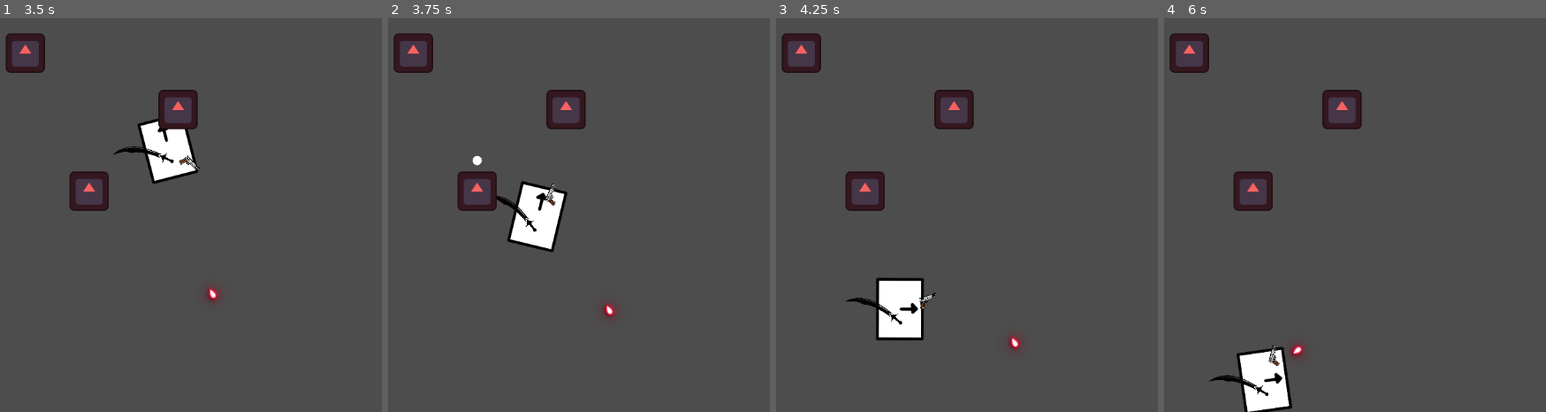
Above: before the commit, frames 1-4 (left to right).
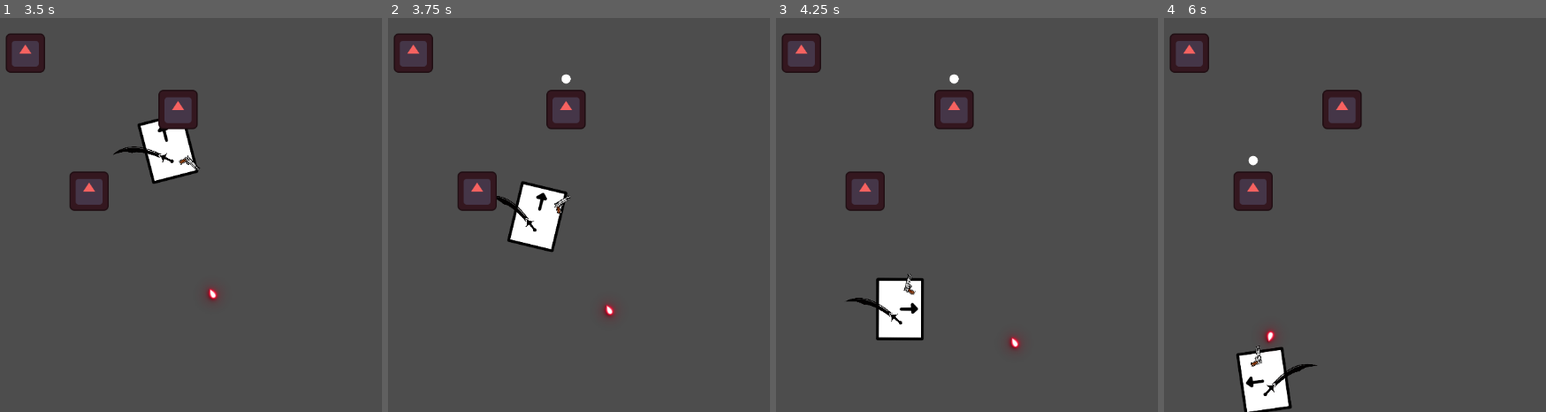
Above: after the commit, the same moments.

Repository: shafayatb/basic-2d-top-down-example
Game: Godot game, scene res://playground.tscn
Same seed, same stepped clock (60 frames per second), same inputs: the game is played once before the commit and once after it. The project has no main scene, so this scene is started directly. The engine's default icon, where the game draws it, is replaced by a stand-in: a white triangle on a blue panel in a dark square.
Inputs (mouse positions are in pixels of both pictures, inside the frame that each line leads up to):
- Up to frame 1 (3.5 s): move the mouse to (outside the picture) at 0.52 s; hold D (Right) 0.53-1.28 s; click (outside the picture) at 0.6 s; move the mouse to (137, 234) at 1.27 s; hold Down (Down) 1.28-2.03 s; tap Ctrl (Dash) at 1.35 s; move the mouse to (351, 124) at 2.02 s; hold D (Right) 2.03-2.78 s; tap X (Shoot) at 2.1 s; move the mouse to (244, 293) at 2.77 s; hold W (Up) from 2.78 s (still down); tap Q (SwitchTargets) at 2.85 s
- Up to frame 2 (3.75 s): move the mouse to (outside the picture) at 3.52 s; release W (Up) at 3.53 s; hold A (Left) from 3.53 s (still down); hold E (Target) from 3.53 s (still down)
- Up to frame 3 (4.25 s): keep holding A (Left); keep holding E (Target)
- Up to frame 4 (6 s): move the mouse to (1232, 151) at 4.27 s; release E (Target) at 4.28 s; click (1232, 151) at 4.35 s; move the mouse to (1481, 215) at 5.02 s; release A (Left) at 5.03 s; hold Down (Down) 5.03-5.78 s; tap Ctrl (Dash) at 5.1 s; move the mouse to (1339, 112) at 5.77 s; hold D (Right) from 5.78 s (still down); tap X (Shoot) at 5.85 s

Frame 1 is identical in both runs. In frame 2, 0.2% of the frame differs, in the area x 21-48%, y 14-50%; in frame 3, 0.2%; in frame 4, 0.9%, in the area x 11-41%, y 34-100%.

Commit message:
10c. Increased Targeting Radius

Diff:
--- a/player/actions/targeting_system.tscn
+++ b/player/actions/targeting_system.tscn
@@ -4,7 +4,7 @@
 [ext_resource type="Script" uid="uid://xen7sp6xpa72" path="res://player/actions/targeting_system.gd" id="1_yfnpq"]
 
 [sub_resource type="CircleShape2D" id="CircleShape2D_yfnpq"]
-radius = 216.09258
+radius = 661.335
 
 [node name="TargetingSystem" type="Node2D"]
 script = ExtResource("1_yfnpq")
